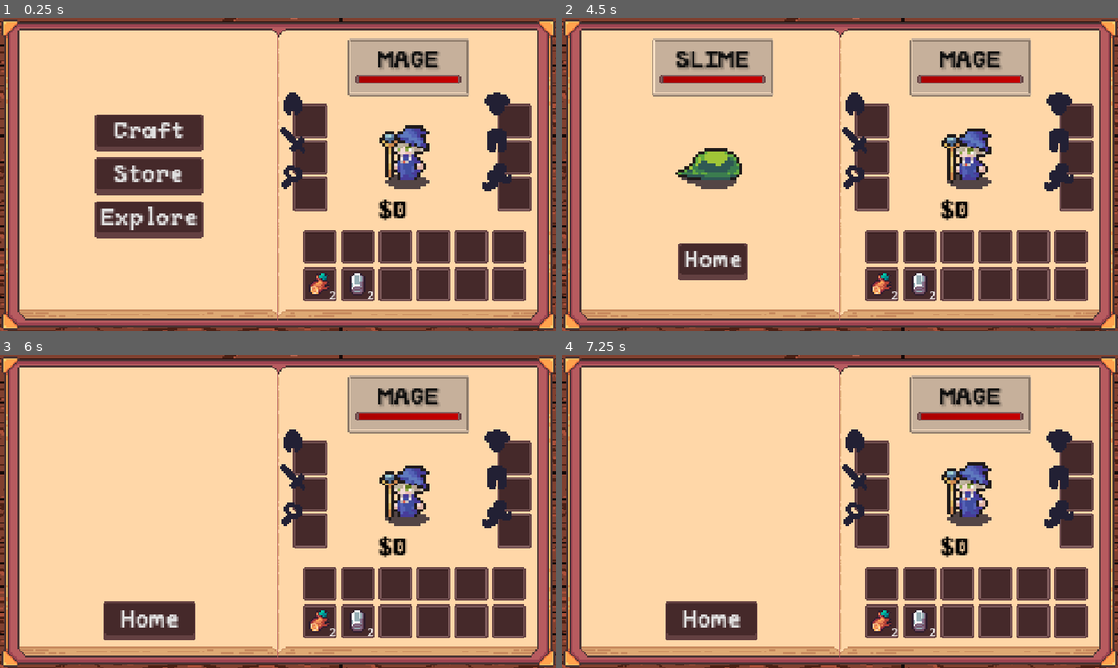
Above: before the commit, frames 1-4 (two rows, left to right).
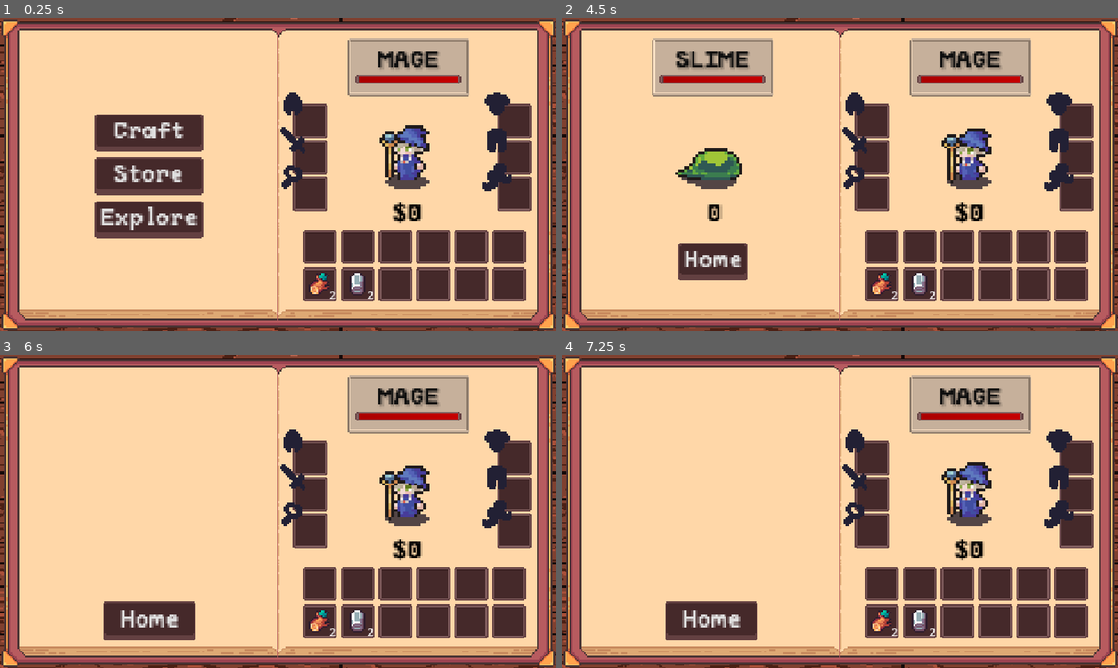
Above: after the commit, the same moments.

Repository: Blortlett/GodotIdle
Game: Godot game, scene res://Scenes/GuiNode.tscn
Same seed, same stepped clock (60 frames per second), same inputs: the game is played once before the commit and once after it.
Inputs (mouse positions are in pixels of both pictures, inside the frame that each line leads up to):
- Up to frame 1 (0.25 s): no input
- Up to frame 2 (4.5 s): click "Craft" at 0.5 s; click "Home" at 1.25 s; click "Store" at 2 s; click "Home" at 2.75 s; click "Explore" at 3.5 s; click "Sunny Meadow" at 4.25 s
- Up to frame 3 (6 s): click "Home" at 5 s; click "Craft" at 5.75 s
- Up to frame 4 (7.25 s): move the mouse to (962, 495) at 6.52 s; click (962, 495) at 6.67 s

The runs differ from the first frame. In frame 1, 0.4% of the frame differs, in the area x 68-76%, y 58-66%; in frame 2, 0.5%, in the area x 26-76%, y 58-66%; in frame 3, 0.4%; in frame 4, 0.4%.

Commit message:
Added enemy kill counter and fixed bug with InvUI where empty drag dropped onto slot would error

Diff:
--- a/Inventory/Scripts/scrInventoryActions.gd
+++ b/Inventory/Scripts/scrInventoryActions.gd
@@ -161,6 +161,8 @@
 func DropDraggedItem(inventoryUI: InventoryUI, slot_index: int):
 	if !inventoryUI:
 		return; # invalid operation, no drop spot found
+	if !mLastAccessedInvUI:
+		return; # invalid operation, drag origin was empty space - no slot
 	# Get destination slot
 	var slotToDropItem: InvSlot = inventoryUI.GetInventory().slots[slot_index];
 	var originalSlot: InvSlot = mLastAccessedInvUI.GetInventory().slots[mLastAccessedID];
--- a/Inventory/UI/InventoryUI/nInventoryUI.tscn
+++ b/Inventory/UI/InventoryUI/nInventoryUI.tscn
@@ -265,6 +265,8 @@
 grow_vertical = 2
 text = "$100"
 label_settings = SubResource("LabelSettings_pgv5h")
+horizontal_alignment = 1
+vertical_alignment = 1
 
 [node name="DestinationMenuUI" parent="SystemUI" instance=ExtResource("9_sfvvv")]
 layout_mode = 1
@@ -283,7 +285,6 @@
 mouse_filter = 2
 
 [node name="CombatMenuUI" type="Control" parent="SystemUI" node_paths=PackedStringArray("ButtonParent")]
-visible = false
 layout_mode = 1
 anchors_preset = 8
 anchor_left = 0.5
@@ -319,11 +320,31 @@
 grow_horizontal = 2
 grow_vertical = 2
 
+[node name="EnemiesKilledLabel" type="Label" parent="SystemUI/CombatMenuUI"]
+texture_filter = 1
+layout_mode = 1
+anchors_preset = 8
+anchor_left = 0.5
+anchor_top = 0.5
+anchor_right = 0.5
+anchor_bottom = 0.5
+offset_left = -19.0
+offset_top = 17.29
+offset_right = 21.0
+offset_bottom = 40.29
+grow_horizontal = 2
+grow_vertical = 2
+text = "5"
+label_settings = SubResource("LabelSettings_pgv5h")
+horizontal_alignment = 1
+vertical_alignment = 1
+
 [node name="CraftMenuUI" parent="SystemUI" instance=ExtResource("15_1n702")]
 visible = false
 layout_mode = 1
 
 [node name="ShopMenuUI" parent="SystemUI" instance=ExtResource("16_5jg8s")]
+visible = false
 layout_mode = 1
 
 [node name="InventoryUI" type="Control" parent="SystemUI"]
--- a/Scripts/Data/scrPlayerData.gd
+++ b/Scripts/Data/scrPlayerData.gd
@@ -1,14 +1,26 @@
 class_name PlayerData extends Node
 var mPlayerMoney: int = 0;
+var mEnemiesKilled: int = 0;
 # Player money balance display
 @onready var mPlayerMoneyDisplay: Label = get_tree().get_root().get_node("Node/GameUI/SystemUI/CharacterUI/PlayerMoneyLabel")
+@onready var mEnemyKillCountDisplay: Label = get_tree().get_root().get_node("Node/GameUI/SystemUI/CombatMenuUI/EnemiesKilledLabel")
+@onready var mCombatManager: CombatManager = get_tree().get_root().get_node("Node/CombatManager")
 
 func _ready() -> void:
 	RefreshPlayerMoneyDisplay()
+	RefreshEnemyKillCountDisplay()
+	mCombatManager.EnemyDeath.connect(OnEnemyKilled)
 
 func AddMoney(_MoneyToAdd: int):
 	mPlayerMoney += _MoneyToAdd;
 	RefreshPlayerMoneyDisplay()
 
+func OnEnemyKilled():
+	mEnemiesKilled += 1;
+	RefreshEnemyKillCountDisplay()
+
+func RefreshEnemyKillCountDisplay():
+	mEnemyKillCountDisplay.text = str(mEnemiesKilled)
+
 func RefreshPlayerMoneyDisplay():
 	mPlayerMoneyDisplay.text = "$"+str(mPlayerMoney)
--- a/Scripts/Managers/GameManager/scrGameManager.gd
+++ b/Scripts/Managers/GameManager/scrGameManager.gd
@@ -47,7 +47,7 @@
 
 	func ExitState() -> void:
 		print("Exited Home State")
-		mCombatManager.IsHome = false;
+
 
 class DestinationMenuState extends GameState:
 	func _init(manager: GameStateManager):
@@ -61,12 +61,14 @@
 		print("Exited Destination Menu State")
 
 class ExploringState extends GameState:
+	@onready var mCombatManager: CombatManager = get_tree().get_root().get_node("Node/CombatManager")
 	func _init(manager: GameStateManager):
 		super(manager)
 		state_type = StateType.EXPLORING
 
 	func EnterState() -> void:
 		print("Entered Exploring State")
+		mCombatManager.IsHome = false;
 
 	func ExitState() -> void:
 		print("Exited Exploring State")
--- a/Scripts/Managers/scrCombatManager.gd
+++ b/Scripts/Managers/scrCombatManager.gd
@@ -17,6 +17,8 @@
 # Attack cooldown
 var PlayerAttackTimer: float = 1;
 var EnemyAttackTimer: float = 1;
+
+signal EnemyDeath
 
 # On tick
 func _process(delta):
@@ -144,6 +146,7 @@
 		var LootDrop: Array[InvSlot] = mCharacterRegister.KillEnemy();
 		AddLootDropToInv(LootDrop); # Drop Loot
 		mCharacterDisplayController.EnemyDisplay.PlayDeathAnimation();
+		EnemyDeath.emit()
 		EndCombat();
 	# Player Death
 	if (mCharacterRegister.mActiveCharacter.CurrentHealth <= 0):
